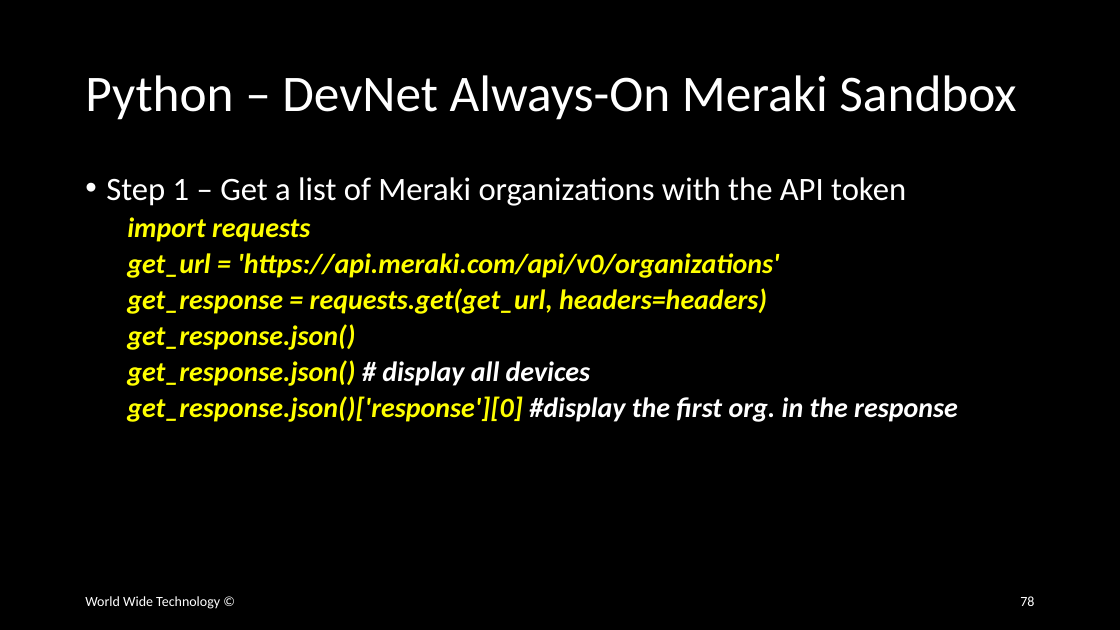
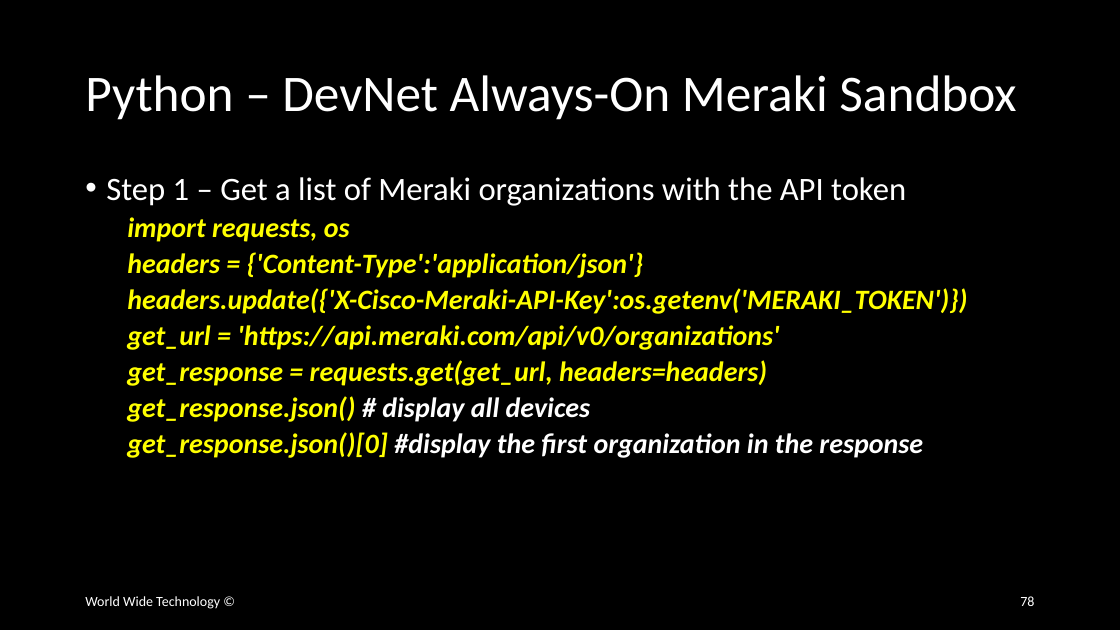
Before and after one commit to wwt/curl-requests-foundations, a slide deck: slide 78 of curl-requests-foundations.pptx. Drawn at 1120x630 pixels with LibreOffice and Linux fonts; fonts in the diff are those of the drawing. Boxes give left, top, right and bottom in pixels: in the first picture for what was removed or moved away, otherwise in the second. Text is boxed around its words. In the diff, an @@ line names an element or a change of style, - is before the commit and + after.

```diff
--- a/curl-requests-foundations.pptx
+++ b/curl-requests-foundations.pptx
@@ text at [127,217,967,314]: text changed @@
-  import requests
+  import requests, os
+  headers = {'Content-Type':'application/json'}
+  headers.update({'X-Cisco-Meraki-API-Key':os.getenv('MERAKI_TOKEN')})
@@ text at [127,324,355,350]: paragraph removed @@
-  get_response.json()
@@ text at [127,432,923,458]: text changed; text colour #FFFF00 to #FFFFFF @@
-  get_response.json()['response'][0] #display the first org. in the response
+  get_response.json()[0] #display the first organization in the response
```
Also in this commit, not shown: 1 other slide changed, 6 slides added.
